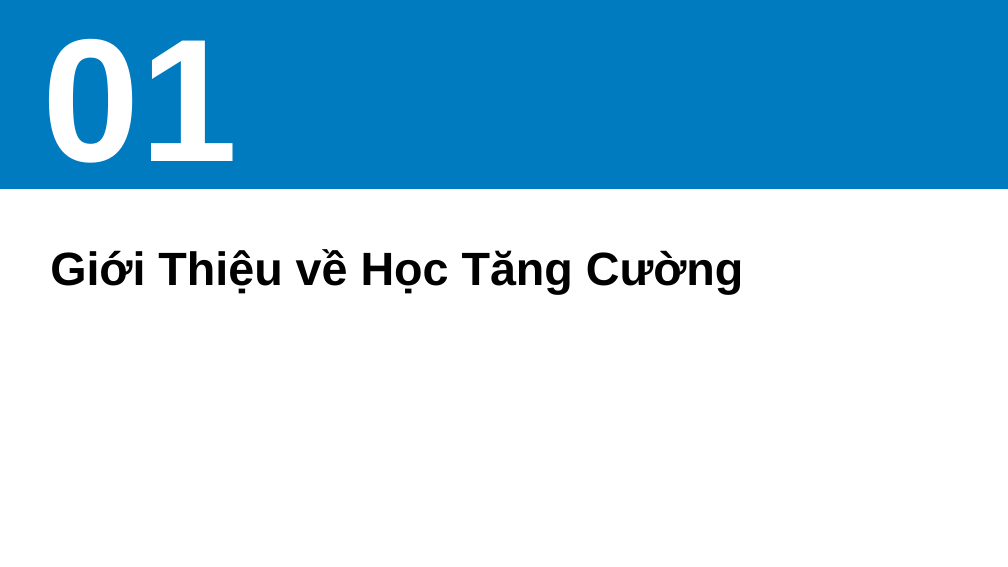
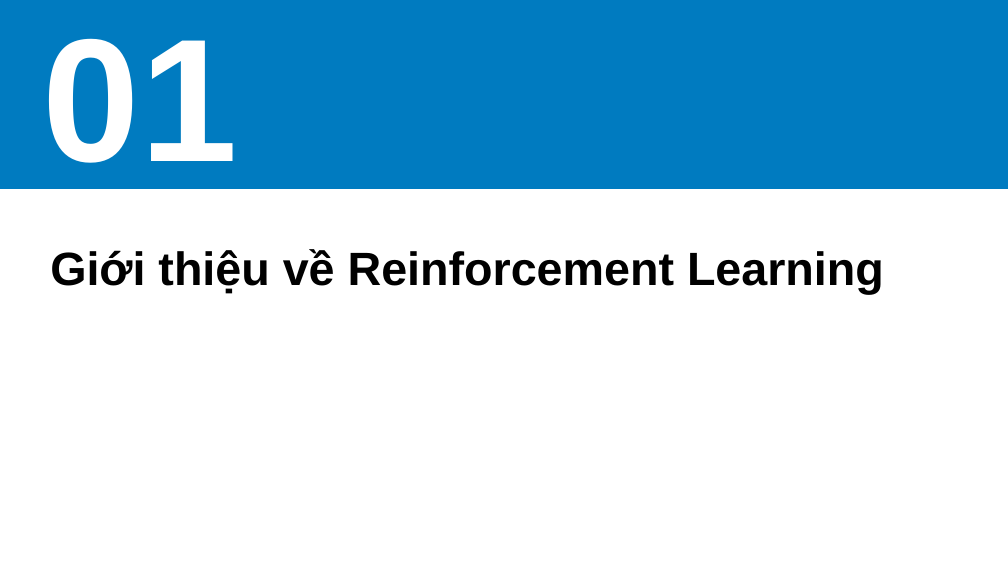
Before and after one commit to vantu-fit/SlideGenX, a slide deck: slide 3 of backend/src/final_slide.pptx. Drawn at 1008x567 pixels with LibreOffice and Linux fonts; fonts in the diff are those of the drawing; background and template pictures are left out. Boxes give left, top, right and bottom in pixels: in the first picture for what was removed or moved away, otherwise in the second. Text is boxed around its words. In the diff, an @@ line names an element or a change of style, - is before the commit and + after.

```diff
--- a/backend/src/final_slide.pptx
+++ b/backend/src/final_slide.pptx
@@ text at (50, 249, 884, 295): text changed @@
-Giới Thiệu về Học Tăng Cường
+Giới thiệu về Reinforcement Learning
```
Also in this commit, not shown: 8 other slides changed, 13 slides added, 12 slides removed, 17 other files.
